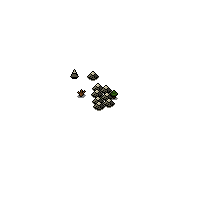
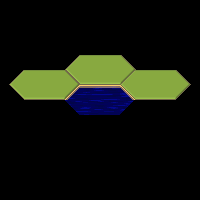
Before/after of a 200x200 layered artwork. What changed in the layer stack:
hid group "Features #1" (6 layers) over (70, 69, 118, 111)
added layer "Green2" above "Green3" over (120, 70, 191, 100)
added layer "Green3" above "Green1" over (65, 55, 136, 85)
added layer "Green1" above "Grassland" over (9, 70, 80, 100)
added group "Layer Group" with 3 layers above "White Background" over (64, 85, 135, 115)
added layer "Coast base" in group "Layer Group" over (65, 85, 135, 100)
added layer "sea_01_00.png" in group "Layer Group" over (64, 85, 135, 115)
showed "White Background #1" over (0, 0, 200, 200)
